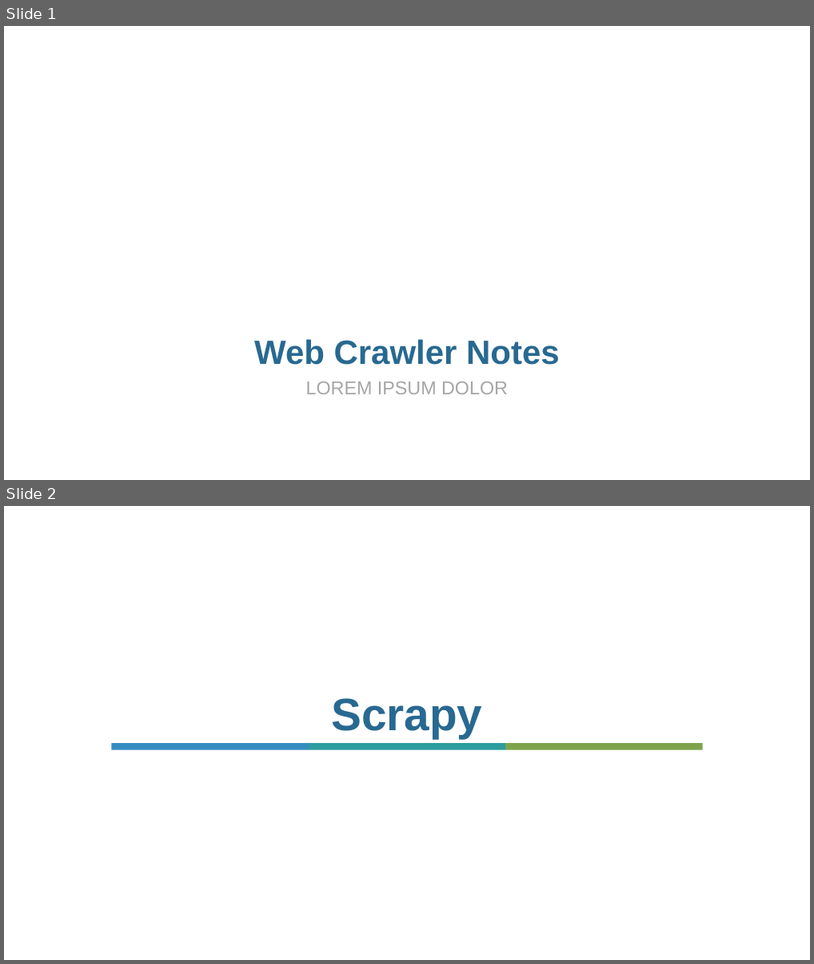
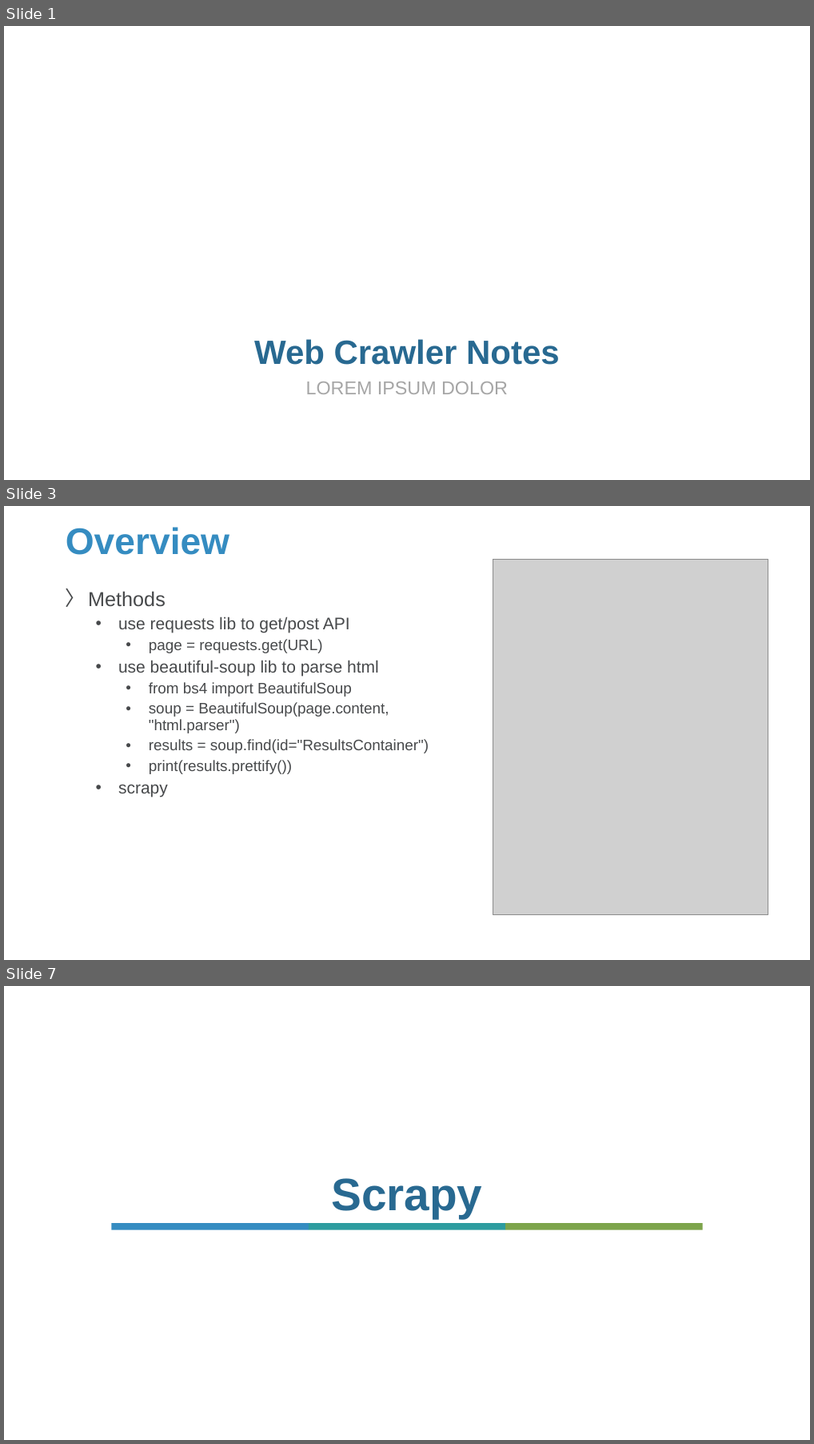
Before and after one commit to Sparks-Lu/TechNotes, a slide deck: Python/Crawler_Notes.pptx. Shown one above the other, each under a label of ours: slides 1 and 2 before the commit, slides 1, 3 and 7 after it; the slides between them are not shown. The pictures are 814x964 and 814x1444 pixels, drawn with LibreOffice and Linux fonts; fonts in the diff are those of the drawing; grey boxes stand for pictures; background and template pictures are left out. Boxes give left, top, right and bottom in pixels: in the first picture for what was removed or moved away, otherwise in the second. Text is boxed around its words. In the diff, an @@ line names an element or a change of style, - is before the commit and + after.

```diff
--- a/Python/Crawler_Notes.pptx
+++ b/Python/Crawler_Notes.pptx
@@ slide 3 added at (x1=4, y1=506, x2=810, y2=960), background picture (left out) @@
@@ title added at (x1=66, y1=527, x2=230, y2=555), 44 pt, text #358CC1, bold @@
+Overview
@@ picture added at (x1=494, y1=560, x2=768, y2=914) @@
@@ text added at (x1=88, y1=591, x2=429, y2=796), 18 pt, text #47494B @@
+〉 Methods
+  • use requests lib to get/post API
+    • page = requests.get(URL)
+  • use beautiful-soup lib to parse html
+    • from bs4 import BeautifulSoup
+    • soup = BeautifulSoup(page.content, "html.parser")
+    • results = soup.find(id="ResultsContainer")
+    • print(results.prettify())
+  • scrapy
@@ what was slide 2 is now slide 7 @@
```
Also in this commit, not shown: 1 slide changed, 4 other slides added, 22 other files.
